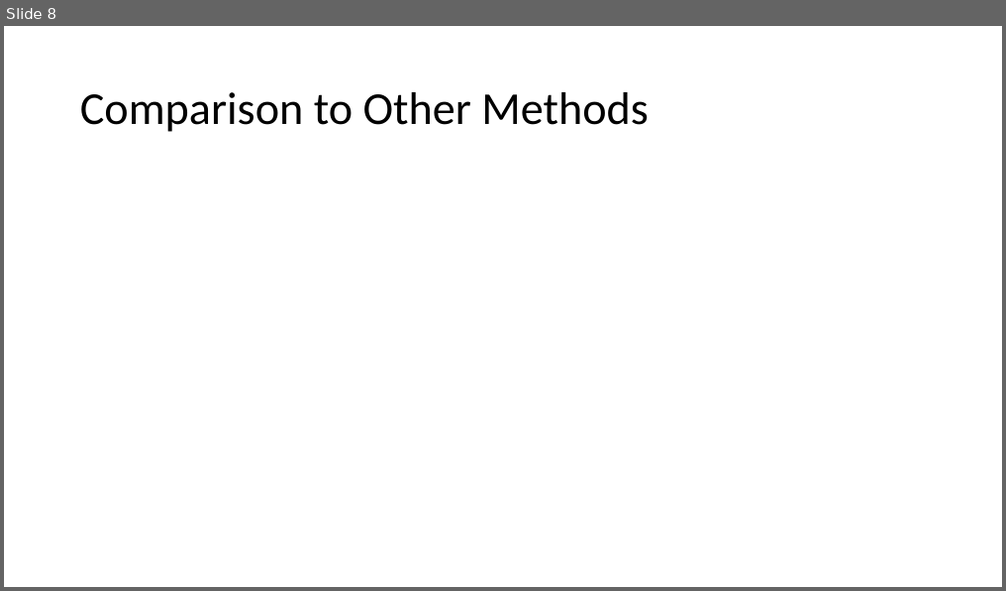
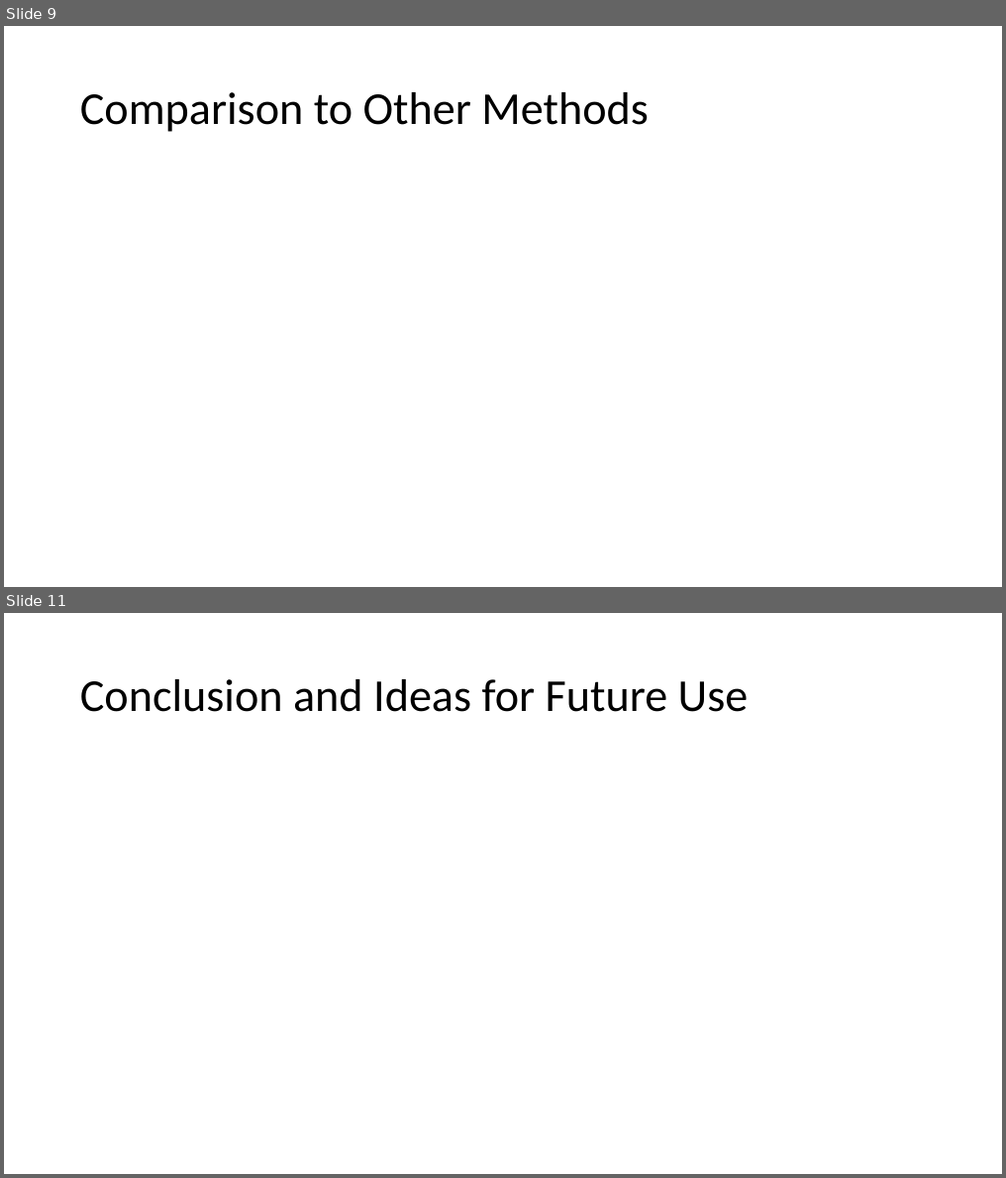
Before and after one commit to nbv3/math465_tsne, a slide deck: math465_tsne.pptx. Shown one above the other, each under a label of ours: slide 8 before the commit, slides 9 and 11 after it; the slides between them are not shown. The pictures are 1006x591 and 1006x1178 pixels, drawn with LibreOffice and Linux fonts; fonts in the diff are those of the drawing. Boxes give left, top, right and bottom in pixels: in the first picture for what was removed or moved away, otherwise in the second. Text is boxed around its words. In the diff, an @@ line names an element or a change of style, - is before the commit and + after.

```diff
--- a/math465_tsne.pptx
+++ b/math465_tsne.pptx
@@ slide 11 added at [4, 613, 1002, 1174], background #FFFFFF @@
@@ title added at [80, 679, 748, 712], 44 pt, text #000000 @@
+Conclusion and Ideas for Future Use
@@ what was slide 8 is now slide 9 @@
```
Also in this commit, not shown: 3 other slides added, 1 slide removed, 4 other files.
